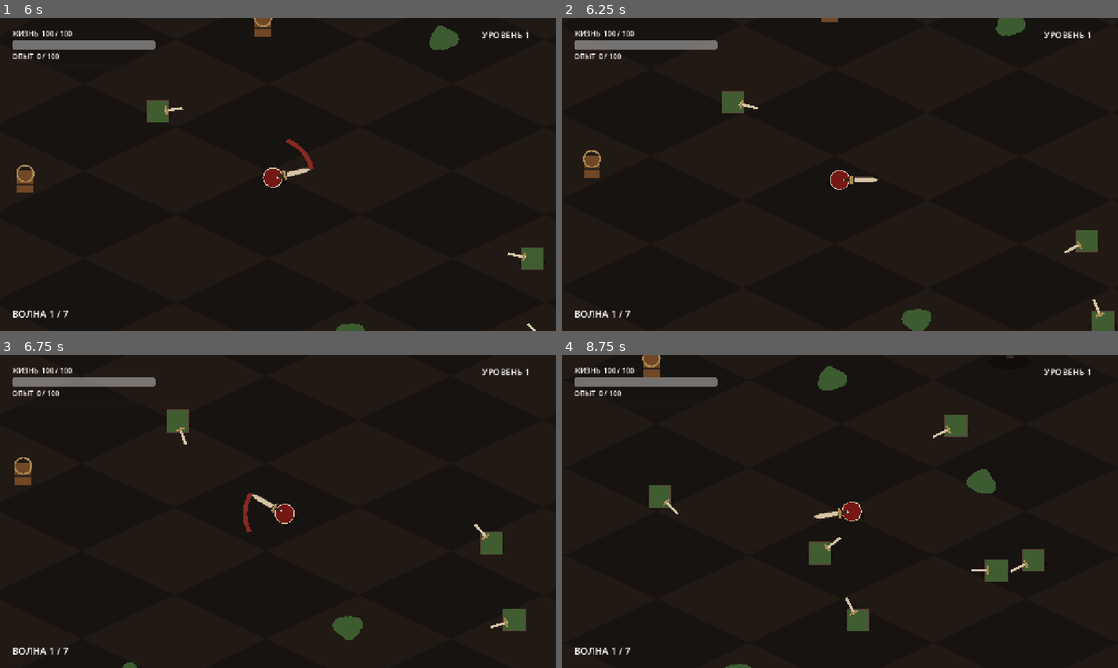
Above: before the commit, frames 1-4 (two rows, left to right).
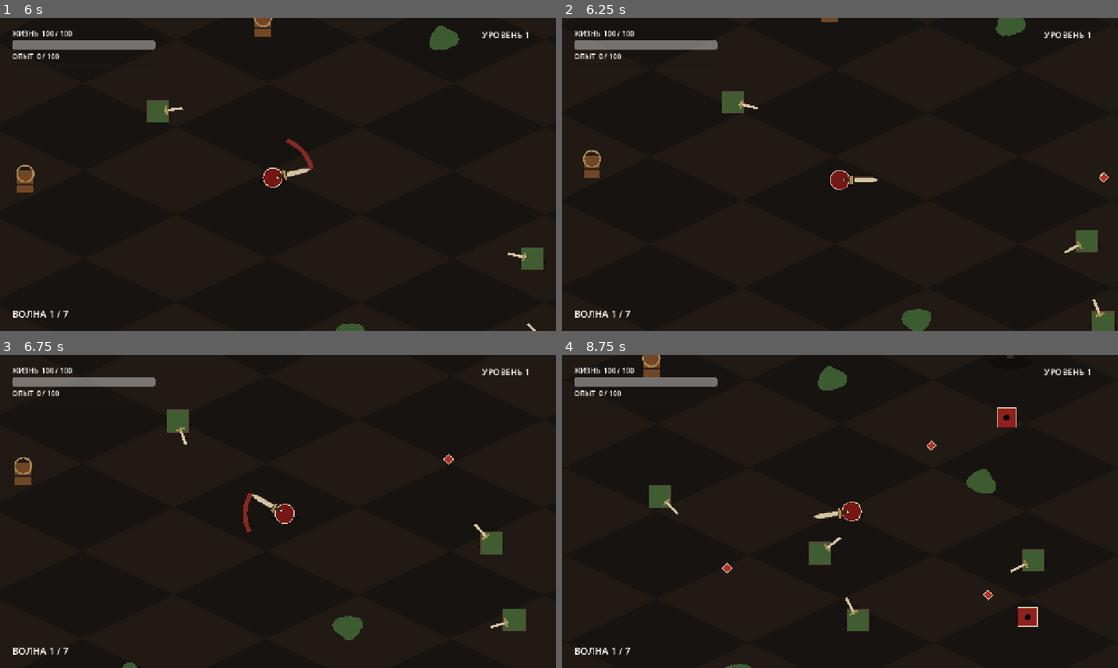
Above: after the commit, the same moments.

Repository: lollydragon666/testgame
Game: Godot game, scene res://scenes/main.tscn
Same seed, same stepped clock (60 frames per second), same inputs: the game is played once before the commit and once after it.
Inputs (mouse positions are in pixels of both pictures, inside the frame that each line leads up to):
- Up to frame 1 (6 s): click "⚔ НАЧАТЬ ПОХОД ⚔" at 0.5 s; tap Enter at 1.25 s; move the mouse to (400, 158) at 1.27 s; hold D (move_right) 1.28-2.03 s; click (400, 158) at 1.35 s; move the mouse to (166, 190) at 2.02 s; hold S (move_down) 2.03-2.78 s; click (166, 190) at 2.1 s; move the mouse to (333, 105) at 2.77 s; hold D (move_right) 2.78-3.53 s; click (333, 105) at 2.85 s; move the mouse to (250, 237) at 3.52 s; hold W (move_up) 3.53-4.28 s; click (250, 237) at 3.6 s; move the mouse to (444, 221) at 4.27 s; hold A (move_left) 4.28-5.78 s; click (444, 221) at 4.35 s; move the mouse to (111, 127) at 5.02 s; click (111, 127) at 5.1 s; move the mouse to (305, 174) at 5.77 s; hold S (move_down) from 5.78 s (still down); click (305, 174) at 5.85 s
- Up to frame 2 (6.25 s): keep holding S (move_down)
- Up to frame 3 (6.75 s): move the mouse to (194, 433) at 6.52 s; release S (move_down) at 6.53 s; hold D (move_right) from 6.53 s (still down); click (194, 433) at 6.6 s
- Up to frame 4 (8.75 s): move the mouse to (962, 495) at 7.27 s; release D (move_right) at 7.28 s; hold W (move_up) 7.28-8.03 s; click (962, 495) at 7.35 s; move the mouse to (728, 527) at 8.02 s; hold D (move_right) from 8.03 s (still down); click (728, 527) at 8.1 s

Frame 1 is identical in both runs. In frame 2, less than 0.1% of the frame differs, in the area x 96-99%, y 49-53%; in frame 3, less than 0.1%; in frame 4, 1.2%, in the area x 28-86%, y 16-87%.

Commit message:
Guarantee varied enemy rosters in every wave

Diff:
--- a/scripts/systems/wave_manager.gd
+++ b/scripts/systems/wave_manager.gd
@@ -10,6 +10,7 @@
 var wave := 1
 var wave_time := 0.0
 var spawn_time := 0.0
+var spawn_index := 0
 var running := false
 var boss_started := false
 
@@ -17,6 +18,7 @@
 	wave = 1
 	wave_time = 0.0
 	spawn_time = 0.35
+	spawn_index = 0
 	running = true
 	boss_started = false
 	wave_changed.emit(wave)
@@ -42,9 +44,15 @@
 			wave_changed.emit(wave)
 
 func _choose_enemy() -> String:
-	var roll := randf()
-	if wave >= 4 and roll < 0.18:
-		return "lancer"
-	if wave >= 3 and roll < 0.40:
-		return "shooter"
-	return "melee"
+	var roster: Array[String]
+	if wave == 1:
+		roster = ["melee", "melee", "shooter"]
+	elif wave == 2:
+		roster = ["melee", "shooter", "melee", "lancer"]
+	elif wave <= 4:
+		roster = ["melee", "shooter", "lancer", "melee", "shooter"]
+	else:
+		roster = ["lancer", "shooter", "melee", "lancer", "shooter", "melee"]
+	var enemy_kind := roster[spawn_index % roster.size()]
+	spawn_index += 1
+	return enemy_kind
